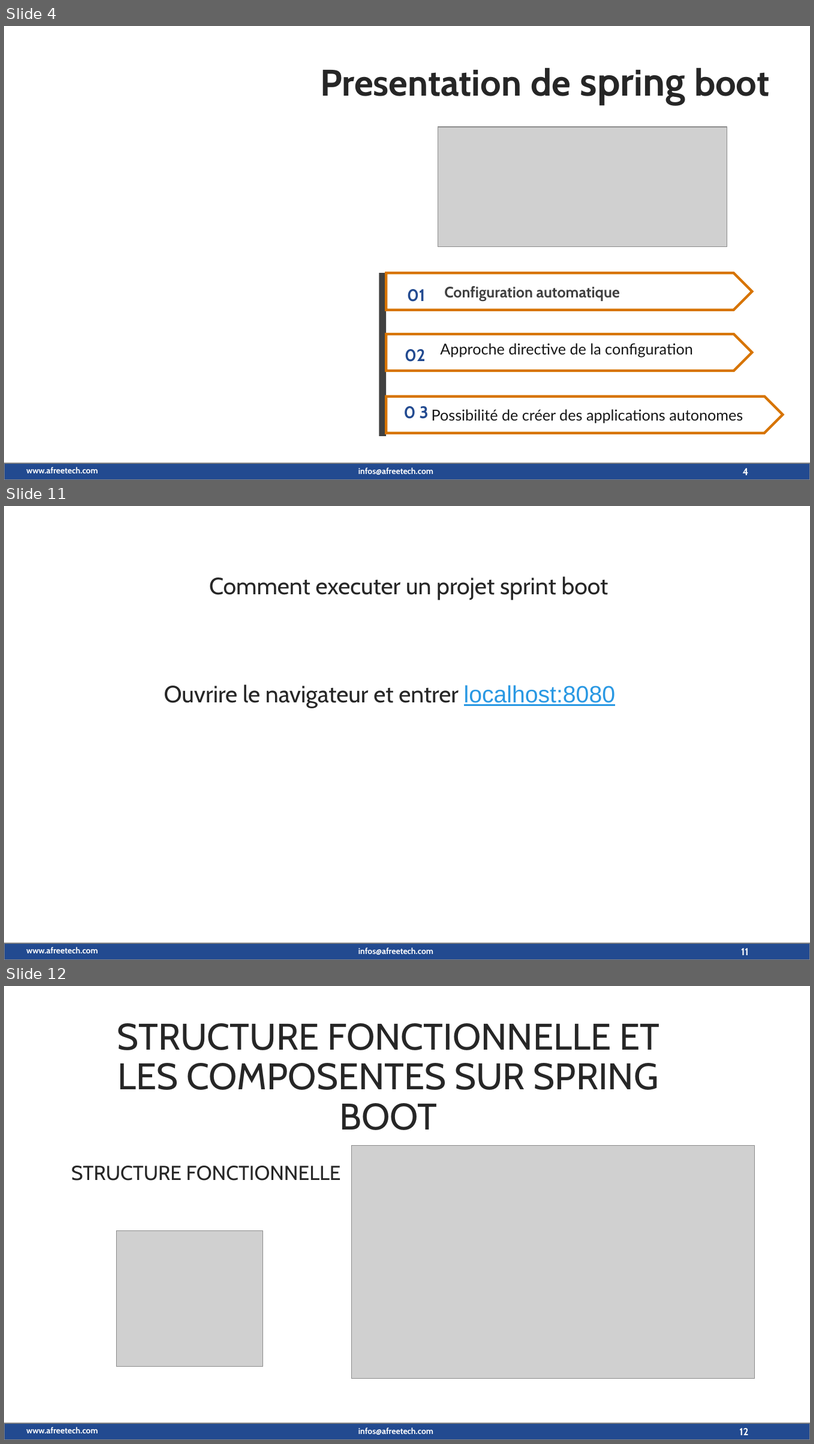
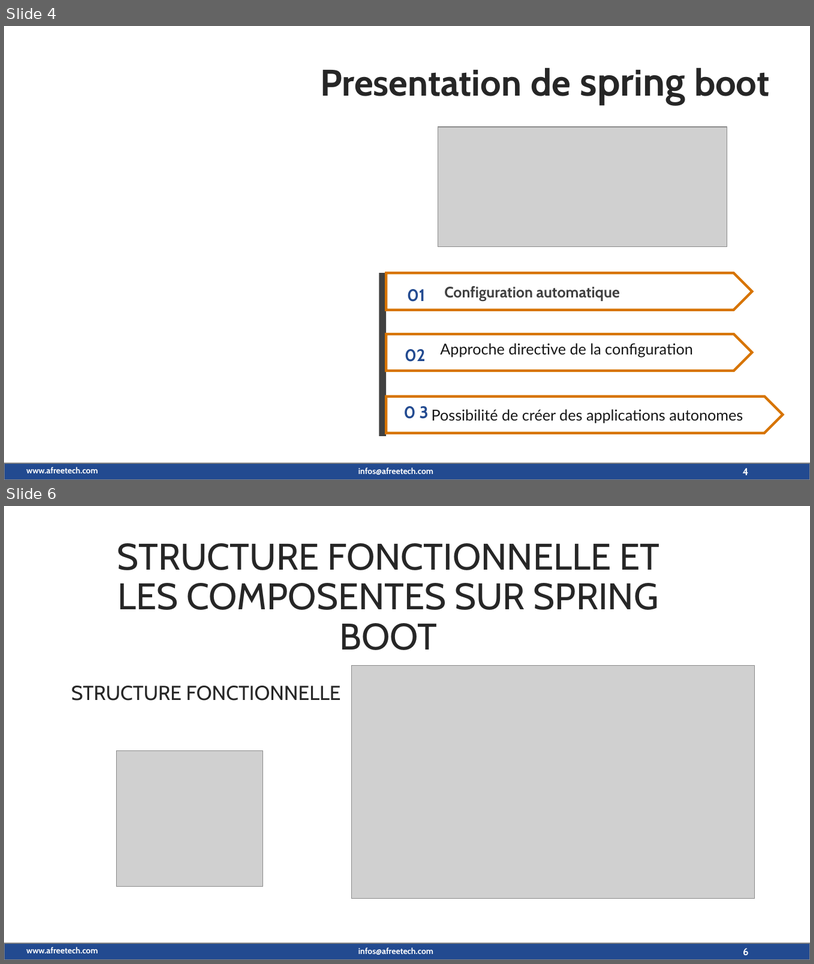
Before and after one commit to maximedorlin/maximedorlin, a slide deck: sprint boot.pptx. Shown one above the other, each under a label of ours: slides 4, 11 and 12 before the commit, slides 4 and 6 after it; the slides between them are not shown. The pictures are 814x1444 and 814x964 pixels, drawn with LibreOffice and Linux fonts; fonts in the diff are those of the drawing; grey boxes stand for pictures; background and template pictures are left out. Boxes give left, top, right and bottom in pixels: in the first picture for what was removed or moved away, otherwise in the second. Text is boxed around its words. In the diff, an @@ line names an element or a change of style, - is before the commit and + after.

```diff
--- a/sprint boot.pptx
+++ b/sprint boot.pptx
@@ slide 11 removed at (4,506,810,960), background picture (left out); not listed: 3 template elements that a slide beside it also shows @@
@@ text removed at (209,576,609,600) @@
-Comment executer un projet sprint boot
@@ text removed at (164,684,615,708) @@
-Ouvrire le navigateur et entrer localhost:8080
@@ page number removed at (741,948,749,955) @@
-11
@@ what was slide 12 is now slide 6 @@
@@ page number at (743,948,749,955): text changed @@
-12
+6
```
Also in this commit, not shown: 8 slides changed, 3 slides added, 4 other slides removed.
